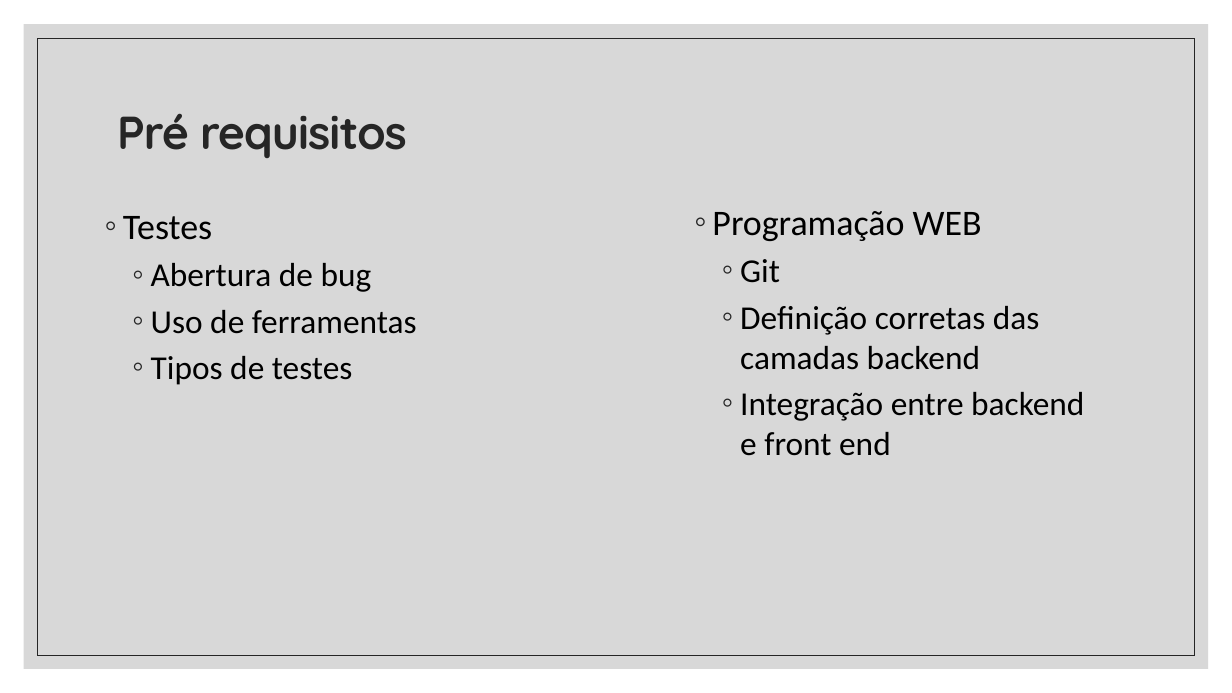
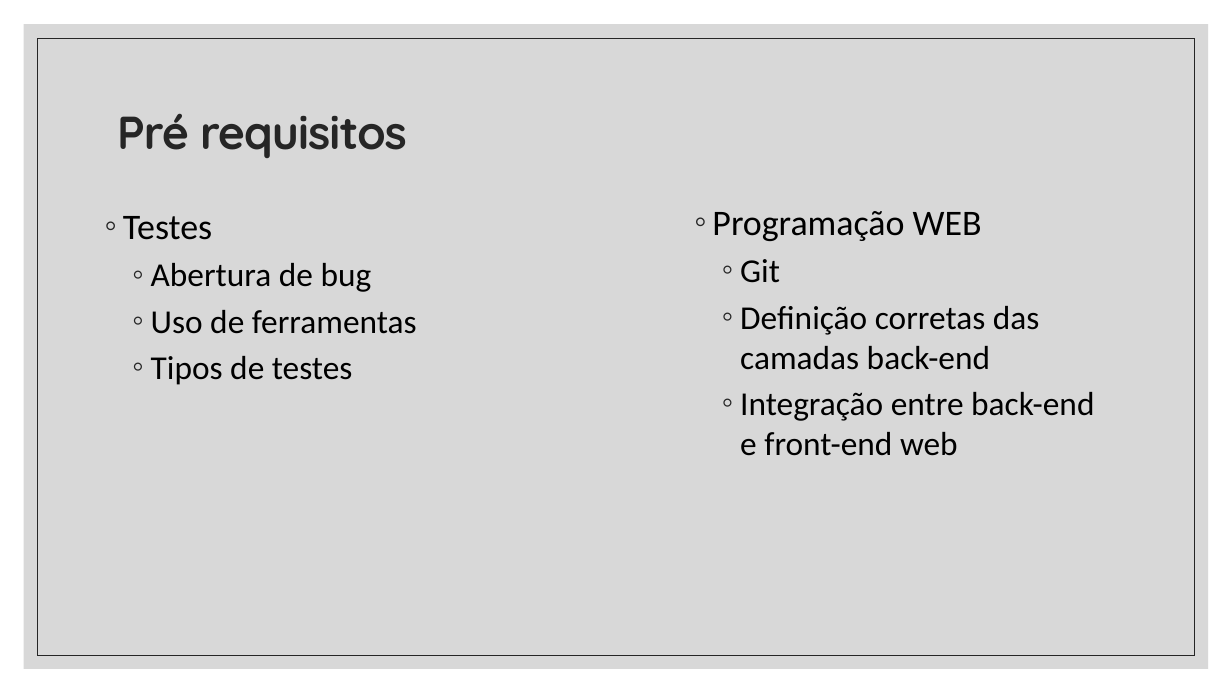
Before and after one commit to duarterafael/web-programming-classroom, a slide deck: slide 4 of classes/Projeto final.pptx. Drawn at 1232x693 pixels with LibreOffice and Linux fonts; fonts in the diff are those of the drawing. Boxes give left, top, right and bottom in pixels: in the first picture for what was removed or moved away, otherwise in the second. Text is boxed around its words. In the diff, an @@ line names an element or a change of style, - is before the commit and + after.

```diff
--- a/classes/Projeto final.pptx
+++ b/classes/Projeto final.pptx
@@ text at (740,306,1094,456): text changed @@
-    ◦ Definição corretas das camadas backend
-    ◦ Integração entre backend e front end
+    ◦ Definição corretas das camadas back-end
+    ◦ Integração entre back-end e front-end web
```
Also in this commit, not shown: 7 other slides changed, 1 slide added, 2 slides removed.
